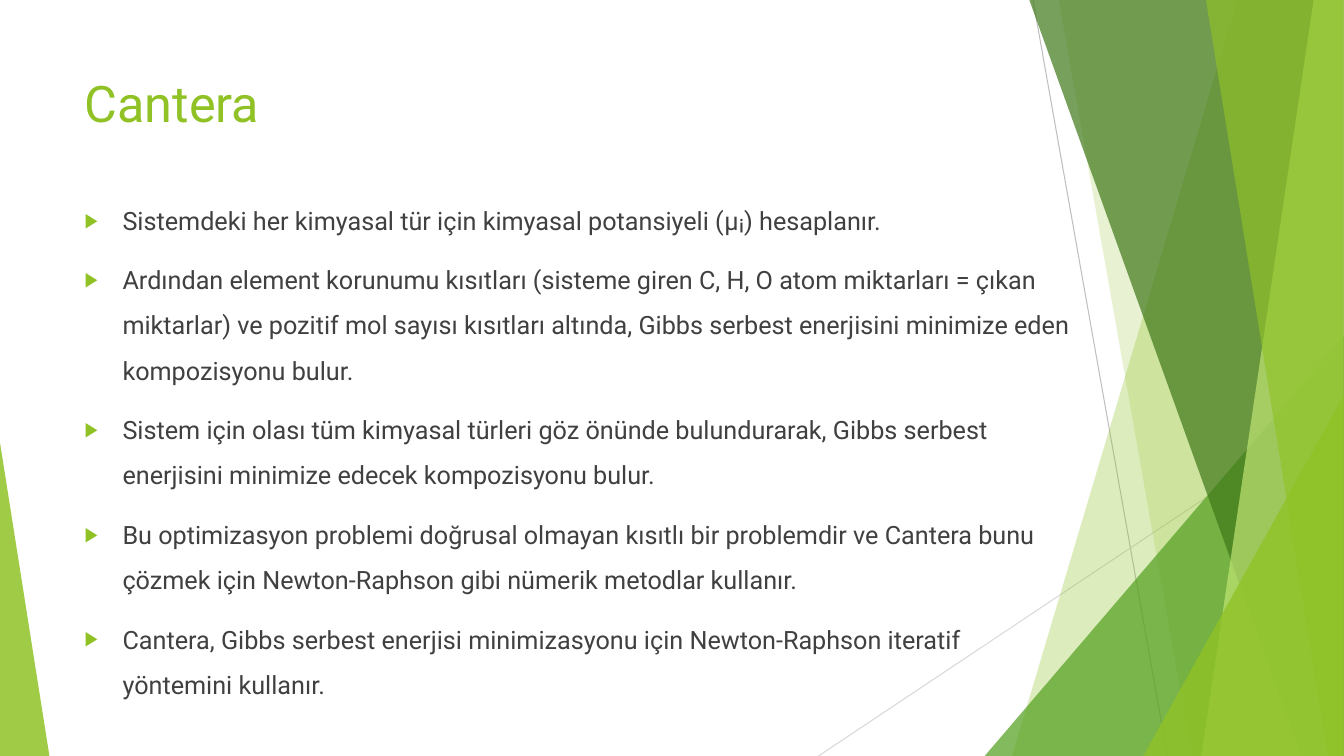
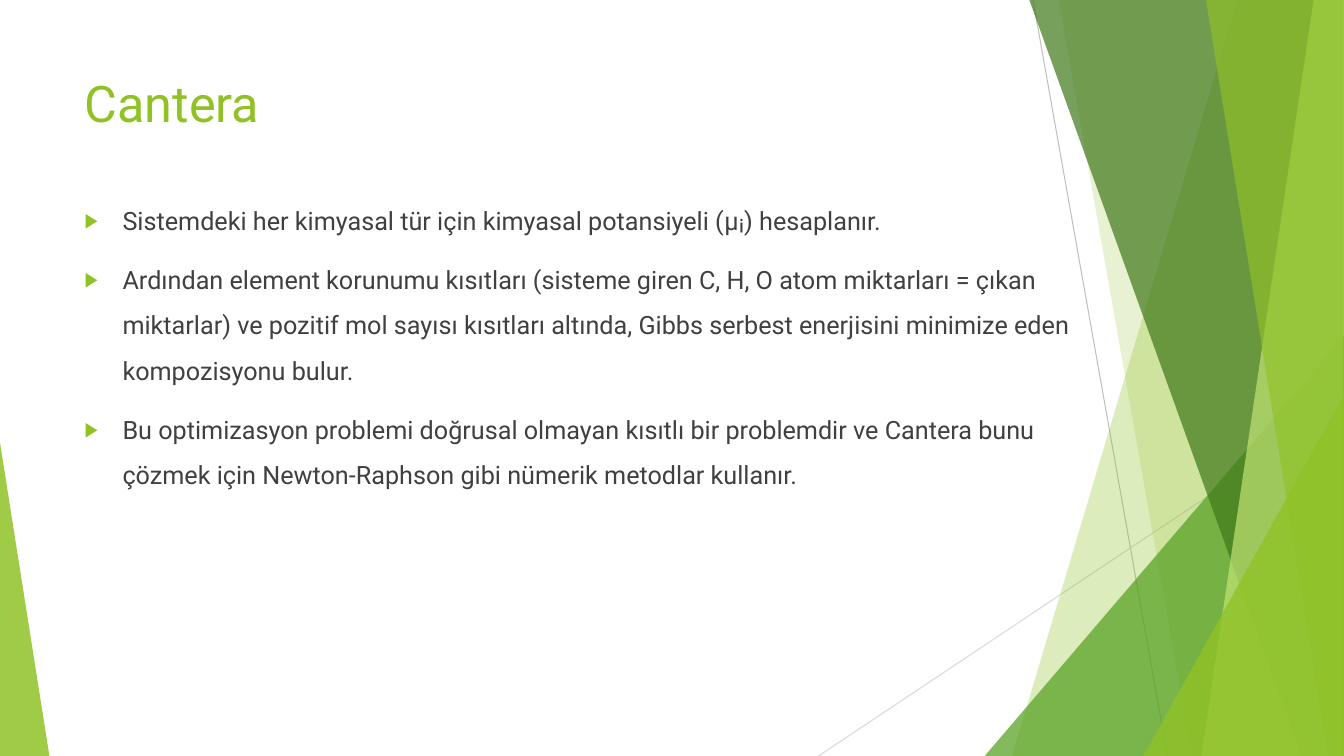
Before and after one commit to orhunuz-ftell/-biyokomurlestirme, a slide deck: slide 14 of tik4_sunum.pptx. Drawn at 1344x756 pixels with LibreOffice and Linux fonts; fonts in the diff are those of the drawing. Boxes give left, top, right and bottom in pixels: in the first picture for what was removed or moved away, otherwise in the second. Text is boxed around its words. In the diff, an @@ line names an element or a change of style, - is before the commit and + after.

```diff
--- a/tik4_sunum.pptx
+++ b/tik4_sunum.pptx
@@ text at [123,420,988,490]: paragraph removed @@
-▶ Sistem için olası tüm kimyasal türleri göz önünde bulundurarak, Gibbs serbest enerjisini minimize edecek kompozisyonu bulur.
@@ text at [123,630,961,700]: paragraph removed @@
-▶ Cantera, Gibbs serbest enerjisi minimizasyonu için Newton-Raphson iteratif yöntemini kullanır.
```
Also in this commit, not shown: 2 other slides changed, 1 slide removed.
